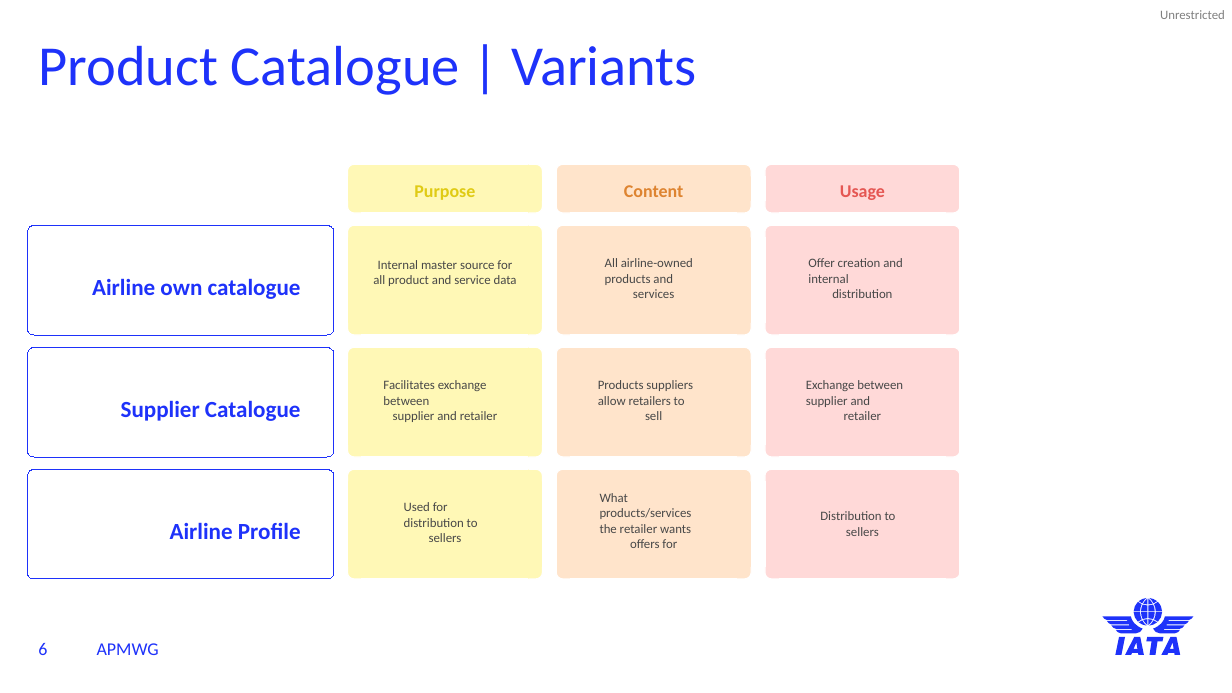
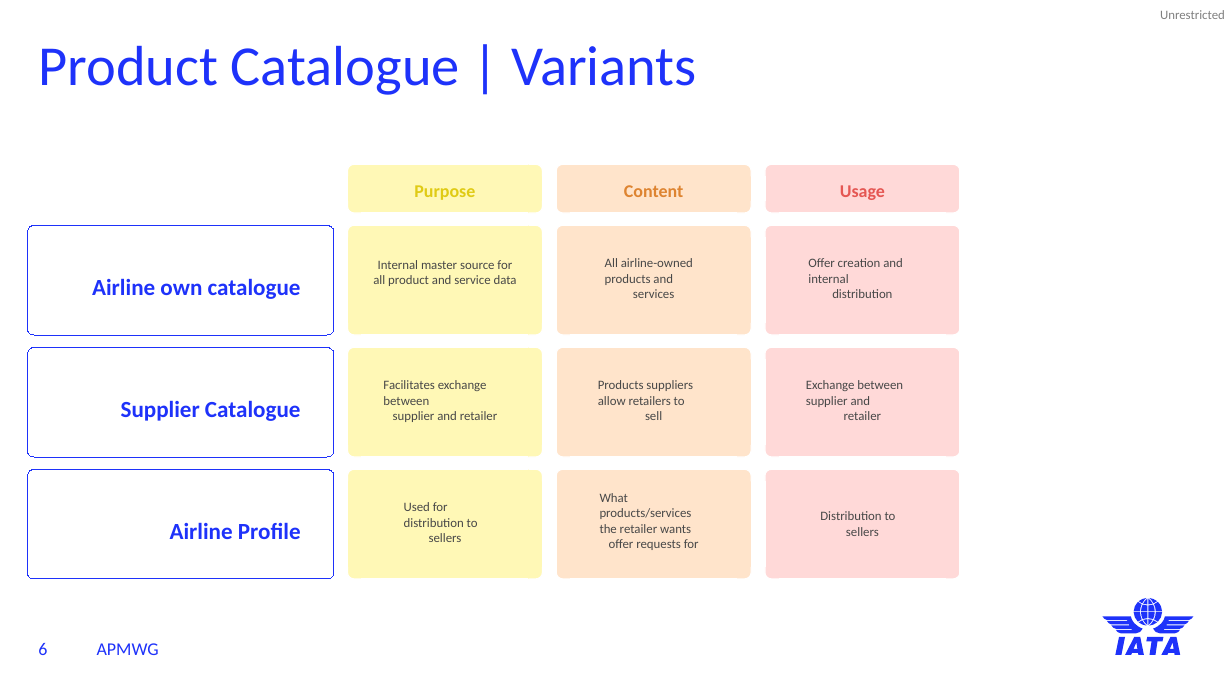
Before and after one commit to grbba/product-exchange-demo, a slide deck: slide 6 of APMWG_master.pptx. Drawn at 1232x693 pixels with LibreOffice and Linux fonts; fonts in the diff are those of the drawing. Boxes give left, top, right and bottom in pixels: in the first picture for what was removed or moved away, otherwise in the second. Text is boxed around its words. In the diff, an @@ line names an element or a change of style, - is before the commit and + after.

```diff
--- a/APMWG_master.pptx
+++ b/APMWG_master.pptx
@@ text at [600, 493, 699, 550]: text changed @@
-What
-products/services
-the retailer wants
-offers for
+What
+products/services
+the retailer wants
+offer requests for
```
Also in this commit, not shown: 1 other slide changed, 3 other files.
